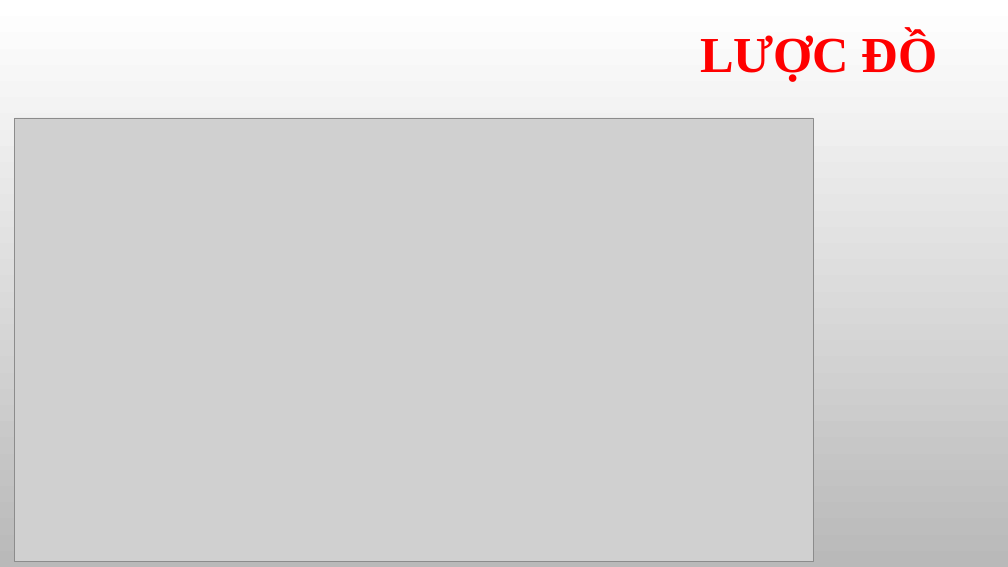
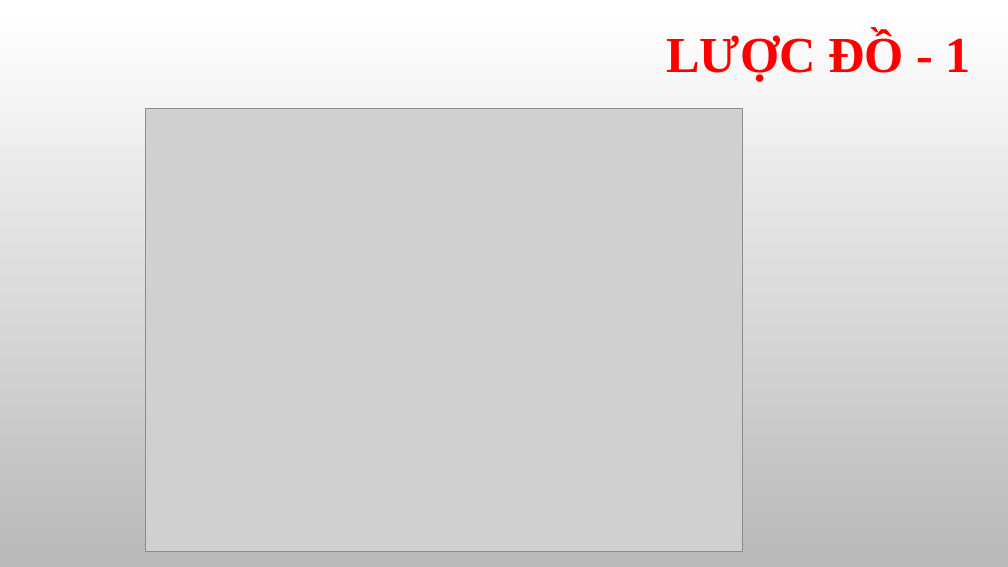
Before and after one commit to ThuanTran262/Big_data_project, a slide deck: slide 12 of doc/project/report.pptx (slide 11 before the commit). Drawn at 1008x567 pixels with LibreOffice and Linux fonts; fonts in the diff are those of the drawing; grey boxes stand for pictures; background and template pictures are left out. Boxes give left, top, right and bottom in pixels: in the first picture for what was removed or moved away, otherwise in the second. Text is boxed around its words. In the diff, an @@ line names an element or a change of style, - is before the commit and + after.

```diff
--- a/doc/project/report.pptx
+++ b/doc/project/report.pptx
@@ title at <box>666,32,971,82</box>: text changed @@
-LƯỢC ĐỒ
+LƯỢC ĐỒ - 1
@@ picture: place and size @@
-picture at <box>15,118,814,561</box>
+picture at <box>145,109,743,552</box>
```
Also in this commit, not shown: 8 other slides changed, 1 slide added, 1 other file.
